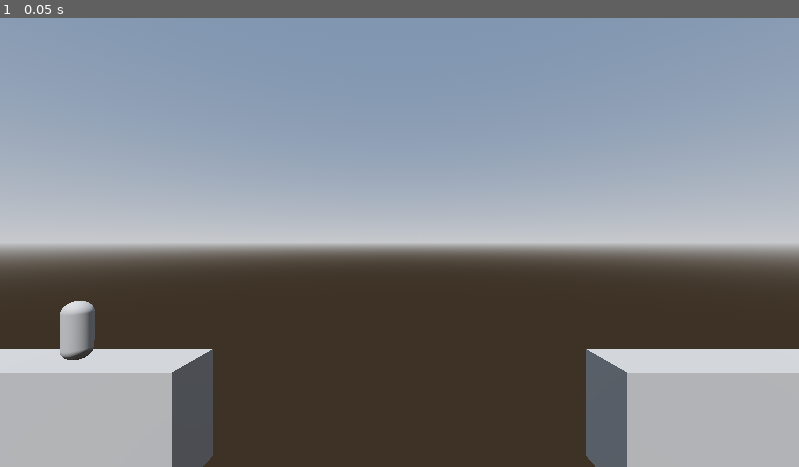
Above: before the commit, frame 1.
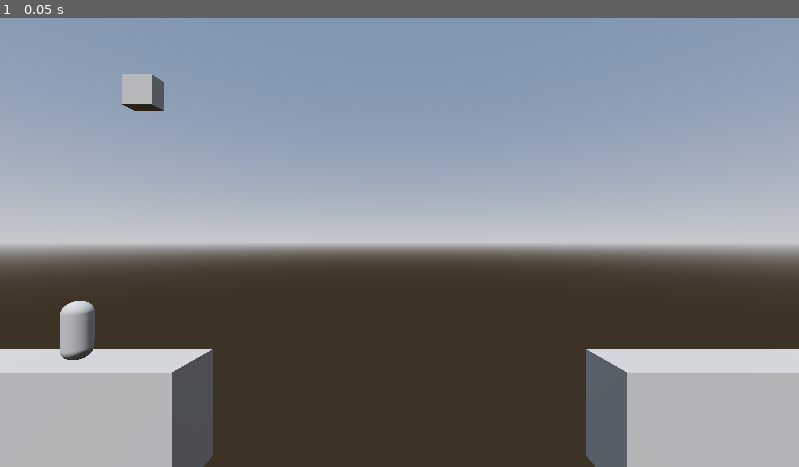
Above: after the commit, the same moment.

Repository: NEKERAFA/ggj-25
Game: Godot game, scene res://scenes/game.tscn
Same seed, same stepped clock (60 frames per second), same inputs: the game is played once before the commit and once after it. The project has no main scene, so this scene is started directly.
Inputs:
- Up to frame 1 (0.05 s): no input

The runs differ from the first frame. In frame 1, 0.4% of the frame differs, in the area x 15-21%, y 12-21%.

Commit message:
Added drag & drop

Diff:
--- /dev/null
+++ b/entities/player.tscn
@@ -0,0 +1,35 @@
+[gd_scene load_steps=4 format=3 uid="uid://d4dylxevxt66t"]
+
+[ext_resource type="Script" path="res://scripts/player.gd" id="1_rv7jp"]
+
+[sub_resource type="CapsuleMesh" id="CapsuleMesh_2cdui"]
+radius = 0.2
+height = 1.0
+
+[sub_resource type="CapsuleShape3D" id="CapsuleShape3D_irlrm"]
+radius = 0.2
+height = 1.0
+
+[node name="Player" type="CharacterBody3D"]
+axis_lock_linear_z = true
+axis_lock_angular_x = true
+axis_lock_angular_y = true
+axis_lock_angular_z = true
+script = ExtResource("1_rv7jp")
+
+[node name="MeshInstance3D" type="MeshInstance3D" parent="."]
+transform = Transform3D(0.999984, 0.00568974, 0, -0.00568974, 0.999984, 0, 0, 0, 1, 0, 0, 0)
+mesh = SubResource("CapsuleMesh_2cdui")
+skeleton = NodePath("../..")
+
+[node name="CollisionShape3D" type="CollisionShape3D" parent="."]
+shape = SubResource("CapsuleShape3D_irlrm")
+
+[node name="CoyoteTimer" type="Timer" parent="."]
+wait_time = 0.1
+one_shot = true
+
+[connection signal="input_event" from="." to="." method="_on_input_event"]
+[connection signal="mouse_entered" from="." to="." method="_on_mouse_entered"]
+[connection signal="mouse_exited" from="." to="." method="_on_mouse_exited"]
+[connection signal="timeout" from="CoyoteTimer" to="." method="_on_coyote_timeout"]
--- /dev/null
+++ b/entities/word.tscn
@@ -0,0 +1,20 @@
+[gd_scene load_steps=4 format=3 uid="uid://c2503n8m4ambq"]
+
+[ext_resource type="Script" path="res://scripts/word.gd" id="1_xy41a"]
+
+[sub_resource type="BoxMesh" id="BoxMesh_gbjh3"]
+size = Vector3(0.5, 0.5, 0.25)
+
+[sub_resource type="BoxShape3D" id="BoxShape3D_m2cmf"]
+size = Vector3(0.5, 0.5, 0.25)
+
+[node name="Word" type="AnimatableBody3D"]
+script = ExtResource("1_xy41a")
+
+[node name="MeshInstance3D" type="MeshInstance3D" parent="."]
+mesh = SubResource("BoxMesh_gbjh3")
+
+[node name="CollisionShape3D" type="CollisionShape3D" parent="."]
+shape = SubResource("BoxShape3D_m2cmf")
+
+[connection signal="input_event" from="." to="." method="_on_input_event"]
--- /dev/null
+++ b/scenes/area_3d.gd
@@ -0,0 +1,5 @@
+extends Area3D
+
+# Called every frame. 'delta' is the elapsed time since the previous frame.
+func _process(delta: float) -> void:
+	$Sprite3D.visible = monitoring
--- a/scenes/game.tscn
+++ b/scenes/game.tscn
@@ -1,6 +1,8 @@
-[gd_scene load_steps=9 format=3 uid="uid://cgcawoq8l0nsc"]
+[gd_scene load_steps=16 format=3 uid="uid://cgcawoq8l0nsc"]
 
-[ext_resource type="Script" path="res://scenes/player.gd" id="1_i5taf"]
+[ext_resource type="Script" path="res://scripts/player.gd" id="1_i5taf"]
+[ext_resource type="Script" path="res://scripts/word.gd" id="2_dfyvr"]
+[ext_resource type="Script" path="res://scenes/area_3d.gd" id="3_31o80"]
 
 [sub_resource type="BoxMesh" id="BoxMesh_wem7x"]
 size = Vector3(4, 2, 1)
@@ -28,6 +30,24 @@
 ambient_light_source = 3
 reflected_light_source = 2
 tonemap_mode = 2
+
+[sub_resource type="BoxMesh" id="BoxMesh_gbjh3"]
+size = Vector3(0.5, 0.5, 0.25)
+
+[sub_resource type="BoxShape3D" id="BoxShape3D_m2cmf"]
+size = Vector3(0.5, 0.5, 0.25)
+
+[sub_resource type="BoxShape3D" id="BoxShape3D_upjmi"]
+size = Vector3(15, 7, 1)
+
+[sub_resource type="Gradient" id="Gradient_yd8sm"]
+offsets = PackedFloat32Array(0)
+colors = PackedColorArray(1, 1, 1, 1)
+
+[sub_resource type="GradientTexture2D" id="GradientTexture2D_r2maj"]
+gradient = SubResource("Gradient_yd8sm")
+width = 1980
+height = 1080
 
 [node name="Game" type="Node"]
 
@@ -81,7 +101,34 @@
 [node name="WorldEnvironment" type="WorldEnvironment" parent="."]
 environment = SubResource("Environment_8rasn")
 
+[node name="Word" type="AnimatableBody3D" parent="." node_paths=PackedStringArray("mouse_area")]
+transform = Transform3D(1, 0, 0, 0, 1, 0, 0, 0, 1, -4.37156, 2.55156, 0)
+script = ExtResource("2_dfyvr")
+mouse_area = NodePath("../Area3D")
+
+[node name="MeshInstance3D" type="MeshInstance3D" parent="Word"]
+mesh = SubResource("BoxMesh_gbjh3")
+
+[node name="CollisionShape3D" type="CollisionShape3D" parent="Word"]
+shape = SubResource("BoxShape3D_m2cmf")
+
+[node name="Area3D" type="Area3D" parent="."]
+monitoring = false
+monitorable = false
+script = ExtResource("3_31o80")
+
+[node name="CollisionShape3D" type="CollisionShape3D" parent="Area3D"]
+transform = Transform3D(1, 0, 0, 0, 1, 0, 0, 0, 1, 0, 0, -0.5)
+shape = SubResource("BoxShape3D_upjmi")
+disabled = true
+
+[node name="Sprite3D" type="Sprite3D" parent="Area3D"]
+visible = false
+modulate = Color(0, 1, 1, 0.235294)
+texture = SubResource("GradientTexture2D_r2maj")
+
 [connection signal="input_event" from="Player" to="Player" method="_on_input_event"]
 [connection signal="mouse_entered" from="Player" to="Player" method="_on_mouse_entered"]
 [connection signal="mouse_exited" from="Player" to="Player" method="_on_mouse_exited"]
 [connection signal="timeout" from="Player/CoyoteTimer" to="Player" method="_on_coyote_timeout"]
+[connection signal="input_event" from="Word" to="Word" method="_on_input_event"]
--- a/scenes/player.gd
+++ b/scripts/player.gd
@@ -14,7 +14,8 @@
 var _is_coyote: bool = false
 var _is_coyote_finished: bool = true
 
-func _input(event):
+
+func _input(event: InputEvent) -> void:
 	# Handle jump.
 	if event is InputEventMouseButton:
 		var mouse_event = event as InputEventMouseButton
@@ -64,13 +65,13 @@
 			velocity.x = SPEED
 
 
-func _on_mouse_exited():
+func _on_mouse_exited() -> void:
 	_mouse_entering = false
 
 
-func _on_mouse_entered():
+func _on_mouse_entered() -> void:
 	_mouse_entering = true
 
 
-func _on_coyote_timeout():
+func _on_coyote_timeout() -> void:
 	_is_coyote_finished = true
--- /dev/null
+++ b/scripts/word.gd
@@ -0,0 +1,47 @@
+extends AnimatableBody3D
+
+
+var _grabbed: bool = false
+
+
+@export var mouse_area: Area3D = null
+
+
+func _ready() -> void:
+	if mouse_area != null:
+		mouse_area.input_event.connect(_on_area3d_input_event)
+
+
+func _on_input_event(camera: Node, event: InputEvent, event_position: Vector3, normal: Vector3, shape_idx: int) -> void:
+	# Add grab state
+	if event is InputEventMouseButton:
+		var mouse_event = event as InputEventMouseButton
+		if mouse_event.button_index == MOUSE_BUTTON_LEFT and mouse_event.pressed:
+			_grabbed = true
+			mouse_area.monitoring = true
+			$CollisionShape3D.disabled = true
+
+			for child in mouse_area.get_children():
+				if child is CollisionShape3D:
+					(child as CollisionShape3D).disabled = false
+
+
+func _on_area3d_input_event(camera: Node, event: InputEvent, event_position: Vector3, normal: Vector3, shape_idx: int) -> void:
+	pass
+	# Reset grab state
+	if event is InputEventMouseButton:
+		var mouse_event = event as InputEventMouseButton
+		if mouse_event.button_index == MOUSE_BUTTON_LEFT and not mouse_event.pressed:
+			_grabbed = false
+			mouse_area.monitoring = false
+			$CollisionShape3D.disabled = false
+
+			for child in mouse_area.get_children():
+				if child is CollisionShape3D:
+					(child as CollisionShape3D).disabled = false
+
+	# Move grab state
+	if event is InputEventMouseMotion:
+		var mouse_event = event as InputEventMouseMotion
+		if _grabbed:
+			position = Vector3(event_position.x, event_position.y, 0)
